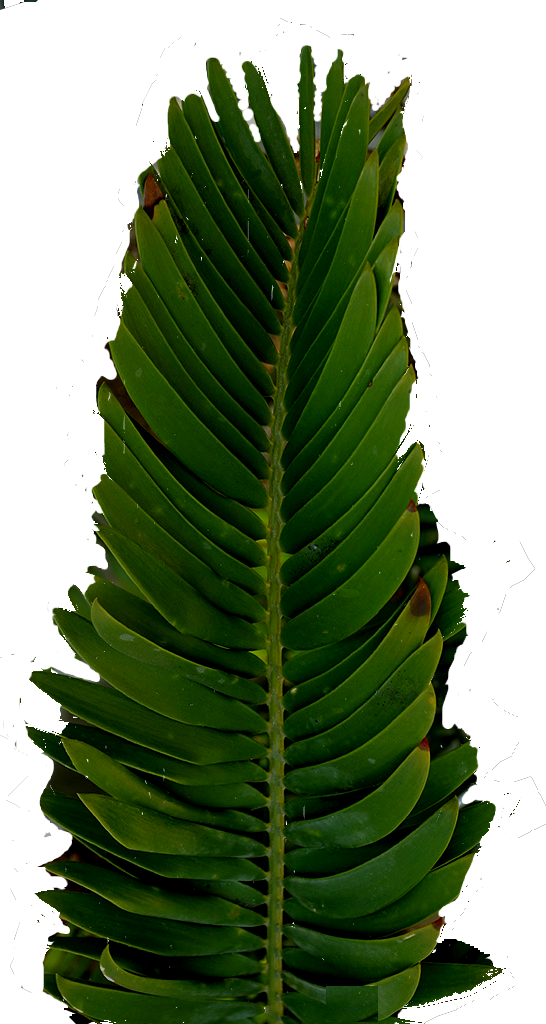
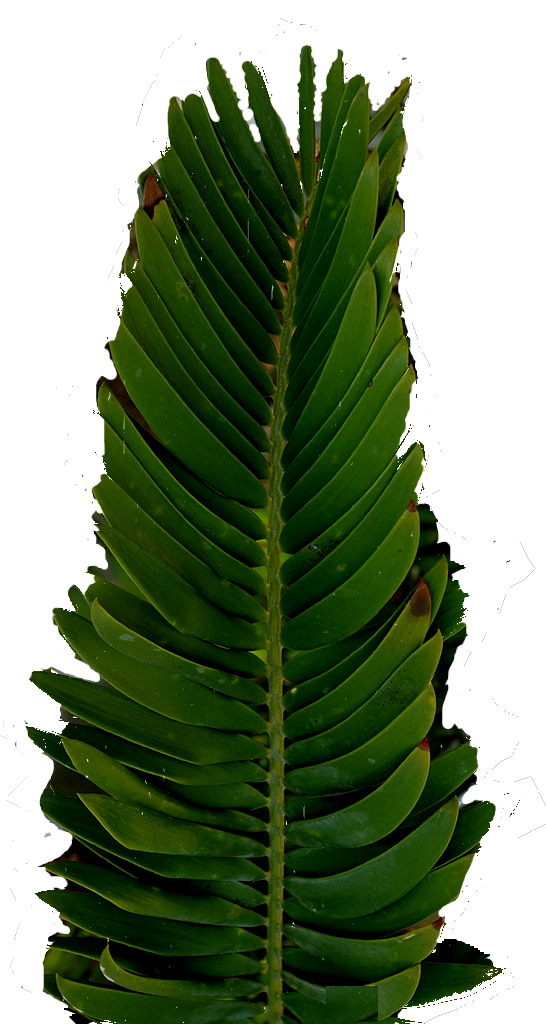
Two versions of the same layered image (546 × 1024). Layer-by-layer changes:
painted on "Background" over [0, 0, 354, 973]
